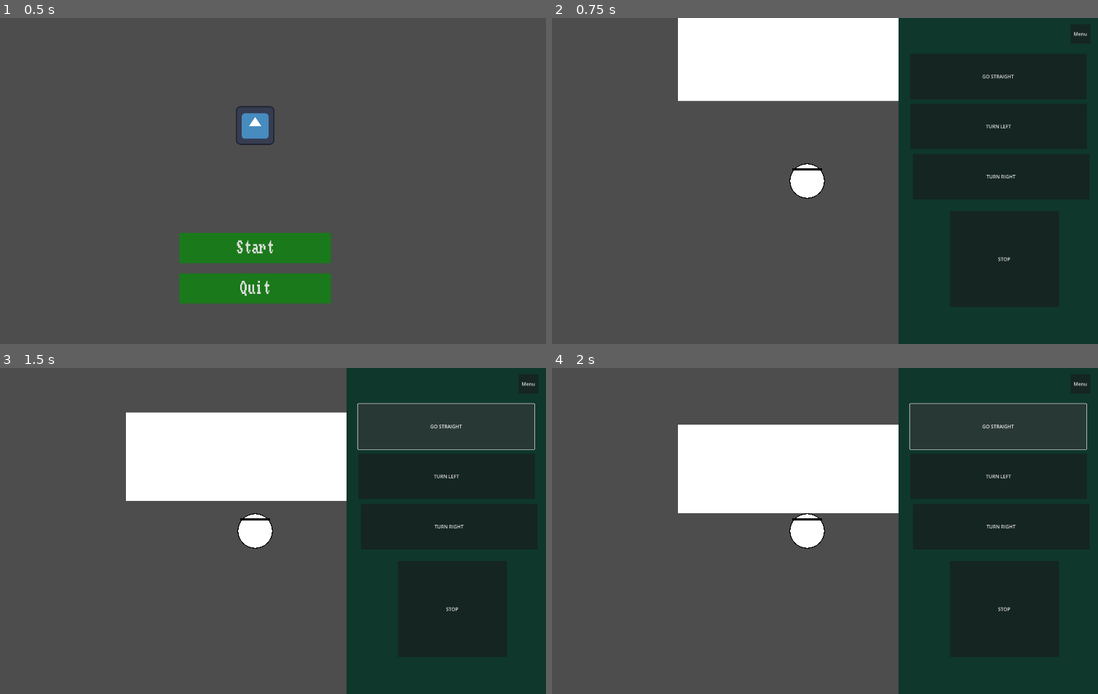
Above: before the commit, frames 1-4 (two rows, left to right).
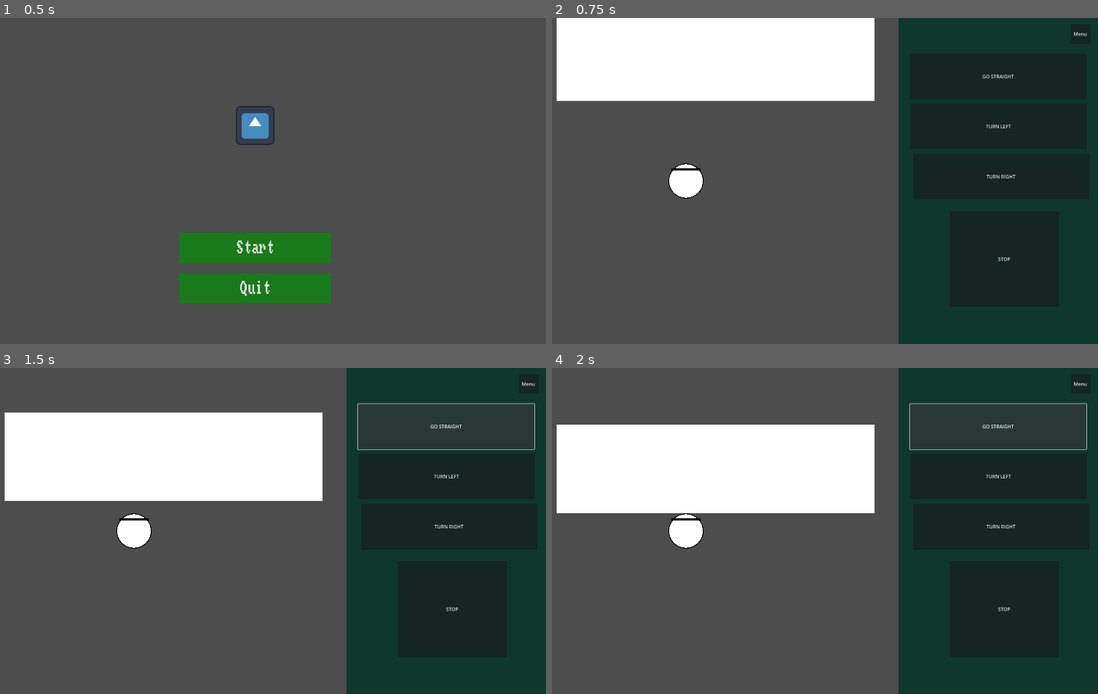
Above: after the commit, the same moments.

Repository: Undalevein/Game-Jam-2026-Eye-Spy
Game: Godot game, scene res://Scenes/Game/game.tscn
Two runs of this game, one before a commit and one after it. Both use one fixed random seed, a clock stepped at 60 frames per second and the inputs below. The engine's default icon, where the game draws it, is replaced by a stand-in: a white triangle on a blue panel in a dark square.
Inputs:
- Up to frame 1 (0.5 s): no input
- Up to frame 2 (0.75 s): click "Start" at 0.5 s
- Up to frame 3 (1.5 s): click "GO STRAIGHT" at 1.25 s
- Up to frame 4 (2 s): no input

Frame 1 is identical in both runs. In frame 2, 7.9% of the frame differs, in the area x 0-64%, y 0-56%; in frame 3, 8.3%, in the area x 0-64%, y 13-56%; in frame 4, 8.3%.

Commit message:
Fixed camera

Diff:
--- a/Scenes/Player/player.tscn
+++ b/Scenes/Player/player.tscn
@@ -12,6 +12,7 @@
 
 [node name="Camera2D" type="Camera2D" parent="."]
 scale = Vector2(0.99999994, 0.99999994)
+offset = Vector2(400, 0)
 
 [node name="PlayerTemp" type="Sprite2D" parent="."]
 texture = ExtResource("2_a3d8c")
